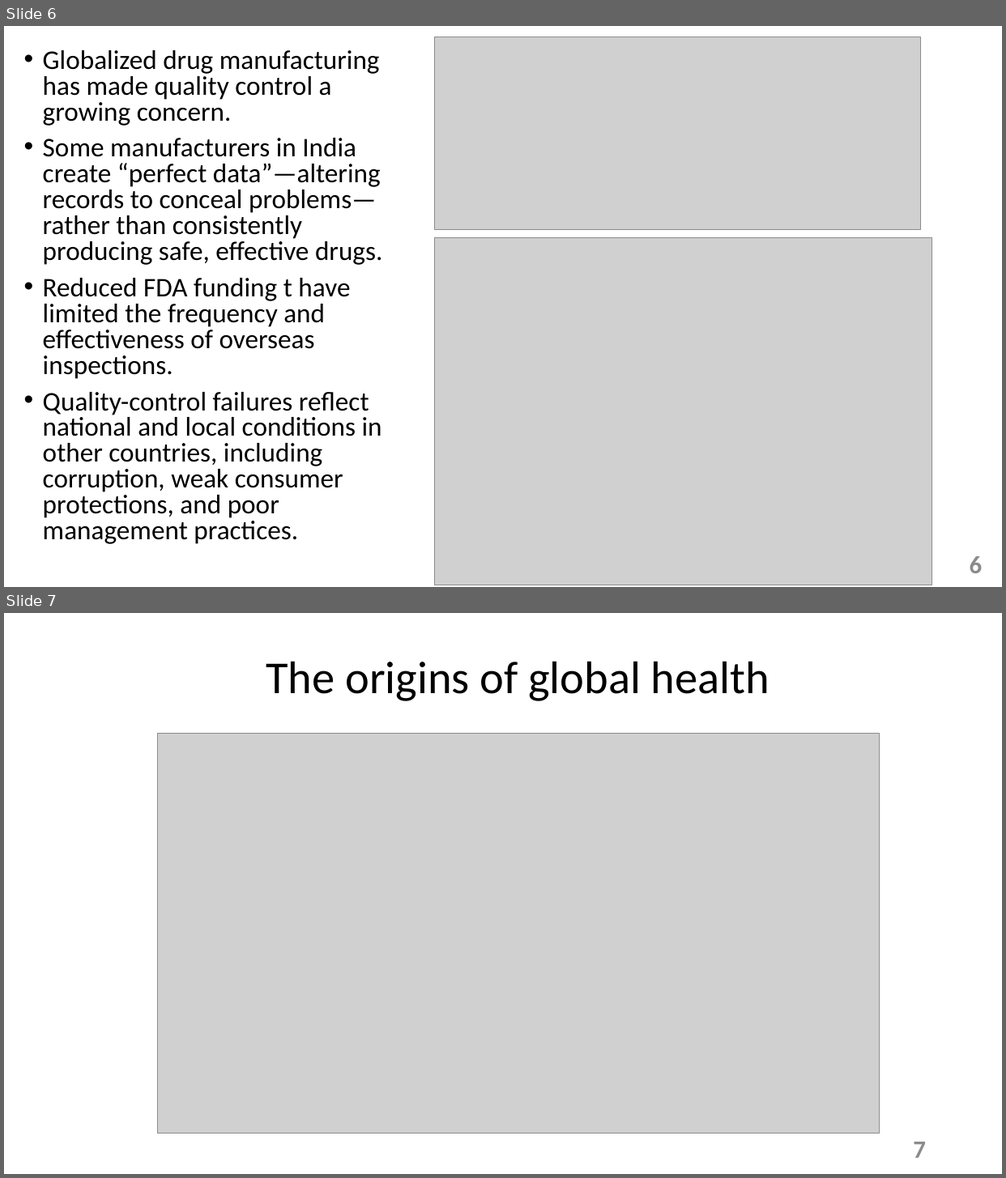
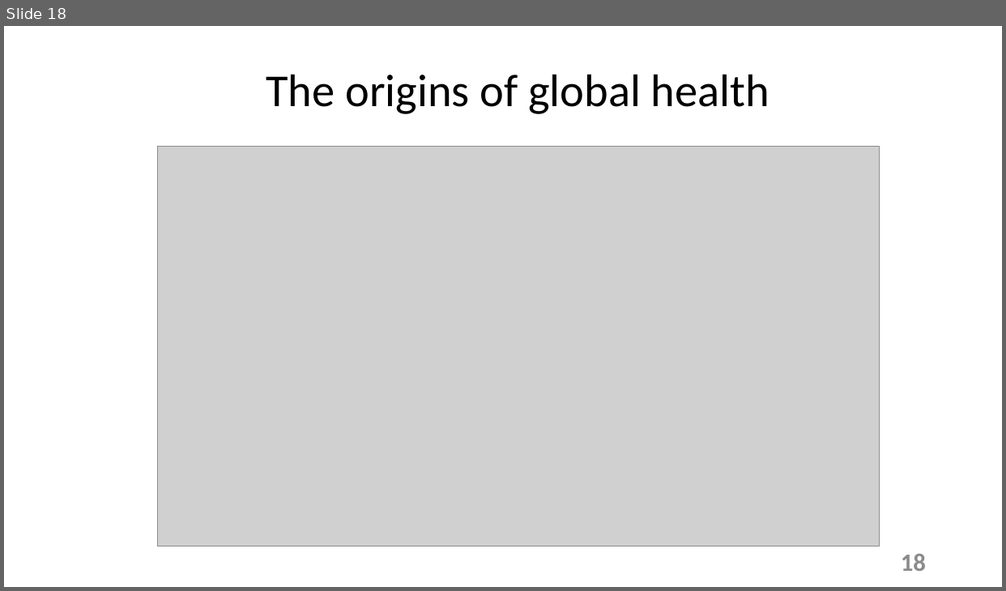
Before and after one commit to tstallins/tstallins.github.io, a slide deck: courses/261/introonline.pptx. Shown one above the other, each under a label of ours: slides 6 and 7 before the commit, slide 18 after it. The pictures are 1006x1178 and 1006x591 pixels, drawn with LibreOffice and Linux fonts; fonts in the diff are those of the drawing; grey boxes stand for pictures. Boxes give left, top, right and bottom in pixels: in the first picture for what was removed or moved away, otherwise in the second. Text is boxed around its words. In the diff, an @@ line names an element or a change of style, - is before the commit and + after.

```diff
--- a/courses/261/introonline.pptx
+++ b/courses/261/introonline.pptx
@@ slide 6 removed at [4,26,1002,587], background #FFFFFF @@
@@ picture removed at [435,37,921,229] @@
@@ text removed at [43,50,382,544] @@
-• Globalized drug manufacturing has made quality control a growing concern.
-• Some manufacturers in India create “perfect data”—altering records to conceal problems—rather than consistently producing safe, effective drugs.
-• Reduced FDA funding t have limited the frequency and effectiveness of overseas inspections.
-• Quality-control failures reflect national and local conditions in other countries, including corruption, weak consumer protections, and poor management practices.
@@ picture removed at [435,238,932,585] @@
@@ page number removed at [970,557,982,574] @@
-6
@@ what was slide 7 is now slide 18 @@
@@ page number at [901,554,926,571]: text changed @@
-7
+18
```
Also in this commit, not shown: 17 slides added, 5 other slides removed, 1 other file.
